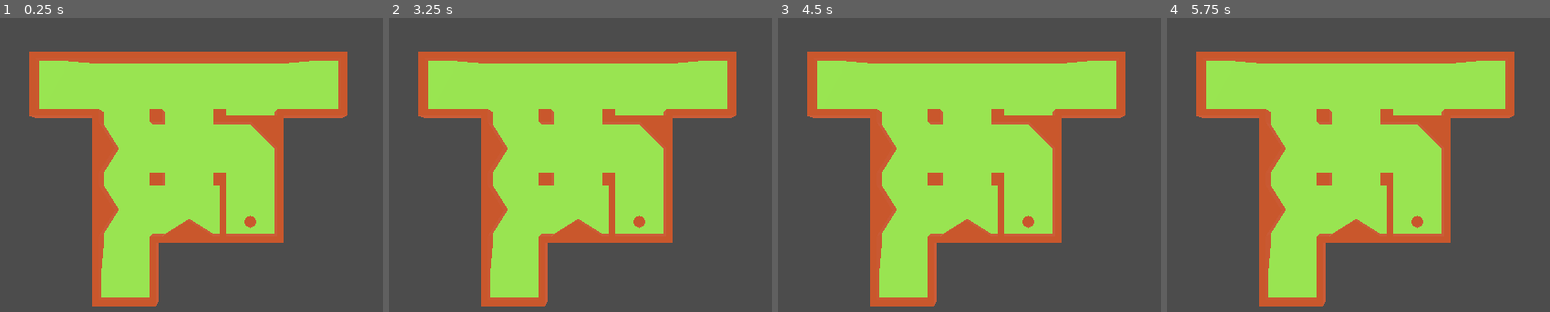
Above: before the commit, frames 1-4 (left to right).
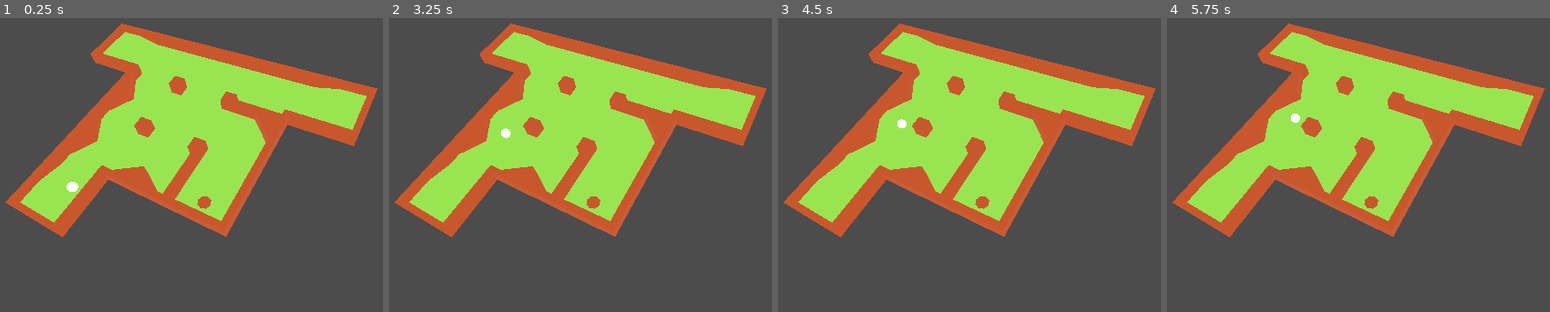
Above: after the commit, the same moments.

Repository: hiperlogic/3D_Minigolf
Game: Godot game, scene res://Main.tscn
Two runs of this game, one before a commit and one after it. Both use one fixed random seed, a clock stepped at 60 frames per second and the inputs below. The project has no main scene, so this scene is started directly.
Inputs:
- Up to frame 1 (0.25 s): no input
- Up to frame 2 (3.25 s): tap Enter at 2 s; tap Space at 2.75 s
- Up to frame 3 (4.5 s): tap Enter at 3.5 s; tap Space at 4.25 s
- Up to frame 4 (5.75 s): tap Enter at 5 s

The runs differ from the first frame. In frame 1, 35% of the frame differs, in the area x 1-99%, y 1-99%; in frame 2, 36%; in frame 3, 36%; in frame 4, 36%.

Commit message:
Now we have a ball. With physical properties. Manually placed!

Diff:
--- /dev/null
+++ b/Items/Ball/Ball.tscn
@@ -0,0 +1,25 @@
+[gd_scene load_steps=4 format=2]
+
+[sub_resource type="PhysicsMaterial" id=3]
+bounce = 0.2
+
+[sub_resource type="SphereMesh" id=1]
+radius = 0.15
+height = 0.3
+
+[sub_resource type="SphereShape" id=2]
+radius = 0.151147
+
+[node name="Ball" type="RigidBody"]
+physics_material_override = SubResource( 3 )
+gravity_scale = 2.0
+continuous_cd = true
+linear_damp = 0.5
+angular_damp = 0.1
+
+[node name="MeshInstance" type="MeshInstance" parent="."]
+mesh = SubResource( 1 )
+material/0 = null
+
+[node name="CollisionShape" type="CollisionShape" parent="."]
+shape = SubResource( 2 )
--- a/Main.tscn
+++ b/Main.tscn
@@ -1,6 +1,7 @@
-[gd_scene load_steps=4 format=2]
+[gd_scene load_steps=5 format=2]
 
 [ext_resource path="res://TileScene/GolfMesh.tres" type="MeshLibrary" id=1]
+[ext_resource path="res://Items/Ball/Ball.tscn" type="PackedScene" id=2]
 
 [sub_resource type="Environment" id=1]
 ambient_light_color = Color( 1, 1, 1, 1 )
@@ -22,6 +23,10 @@
 [node name="Camera" type="Camera" parent="."]
 transform = Transform( 1, 0, 0, 0, -4.37114e-08, 1, 0, -1, -4.37114e-08, 0, 10.9743, 0 )
 
+[node name="Camera2" type="Camera" parent="."]
+transform = Transform( 0.870752, -0.36417, 0.33041, -0.116443, 0.50012, 0.858091, -0.477736, -0.785659, 0.393076, 3.88626, 8.41631, 3.96961 )
+current = true
+
 [node name="WorldEnvironment" type="WorldEnvironment" parent="."]
 environment = SubResource( 1 )
 
@@ -34,3 +39,6 @@
 [node name="CollisionShape" type="CollisionShape" parent="Hole"]
 transform = Transform( 0.723829, 0, 0, 0, 0.703129, 0, 0, 0, 0.723829, 0.00201893, -0.104092, -0.0161521 )
 shape = SubResource( 2 )
+
+[node name="Ball" parent="Hole" instance=ExtResource( 2 )]
+transform = Transform( 0.99759, 0.0693908, 0, -0.0692945, 0.996204, -0.0526845, -0.00365582, 0.0525575, 0.998611, -3.5924, 0.56881, 1.3657 )
